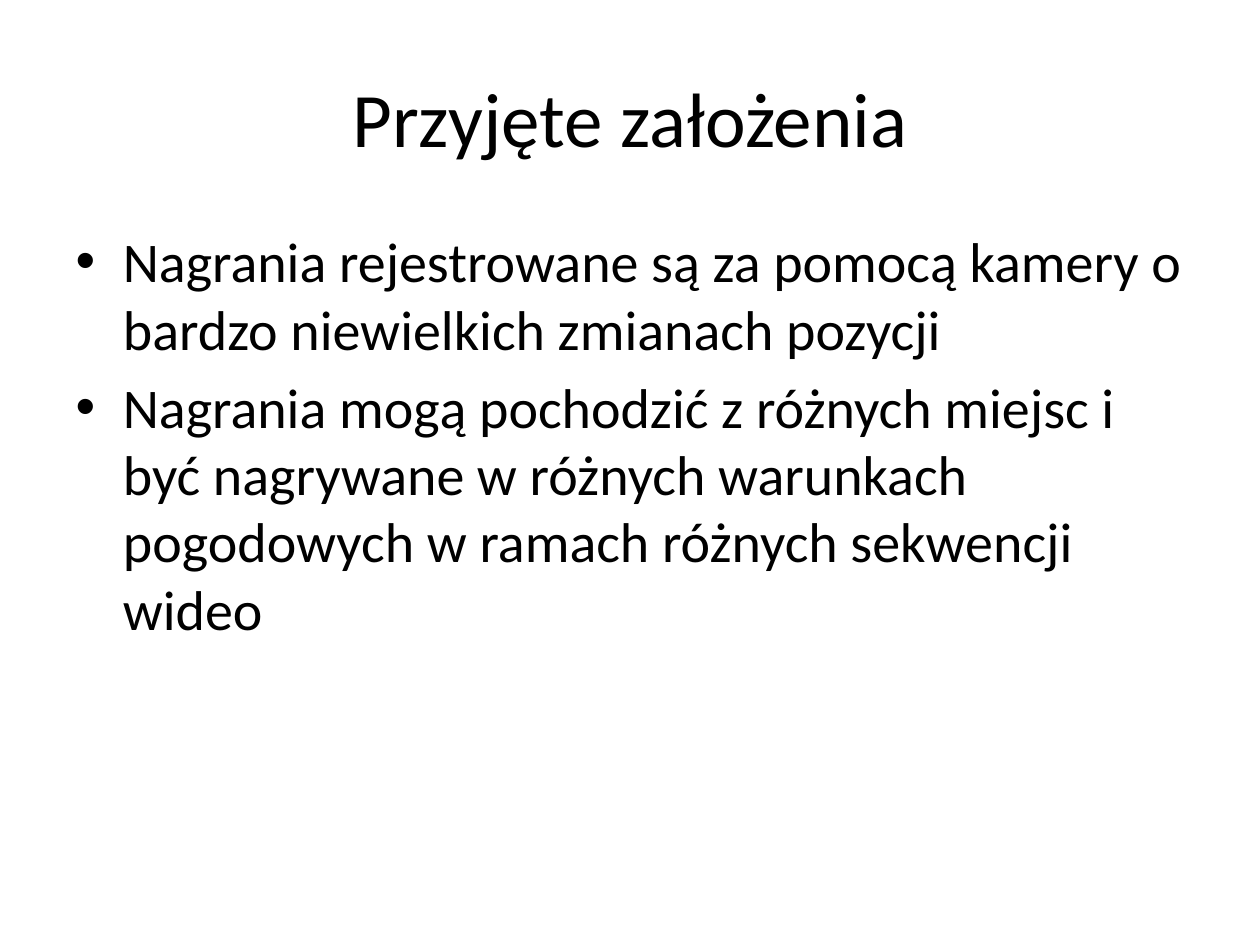
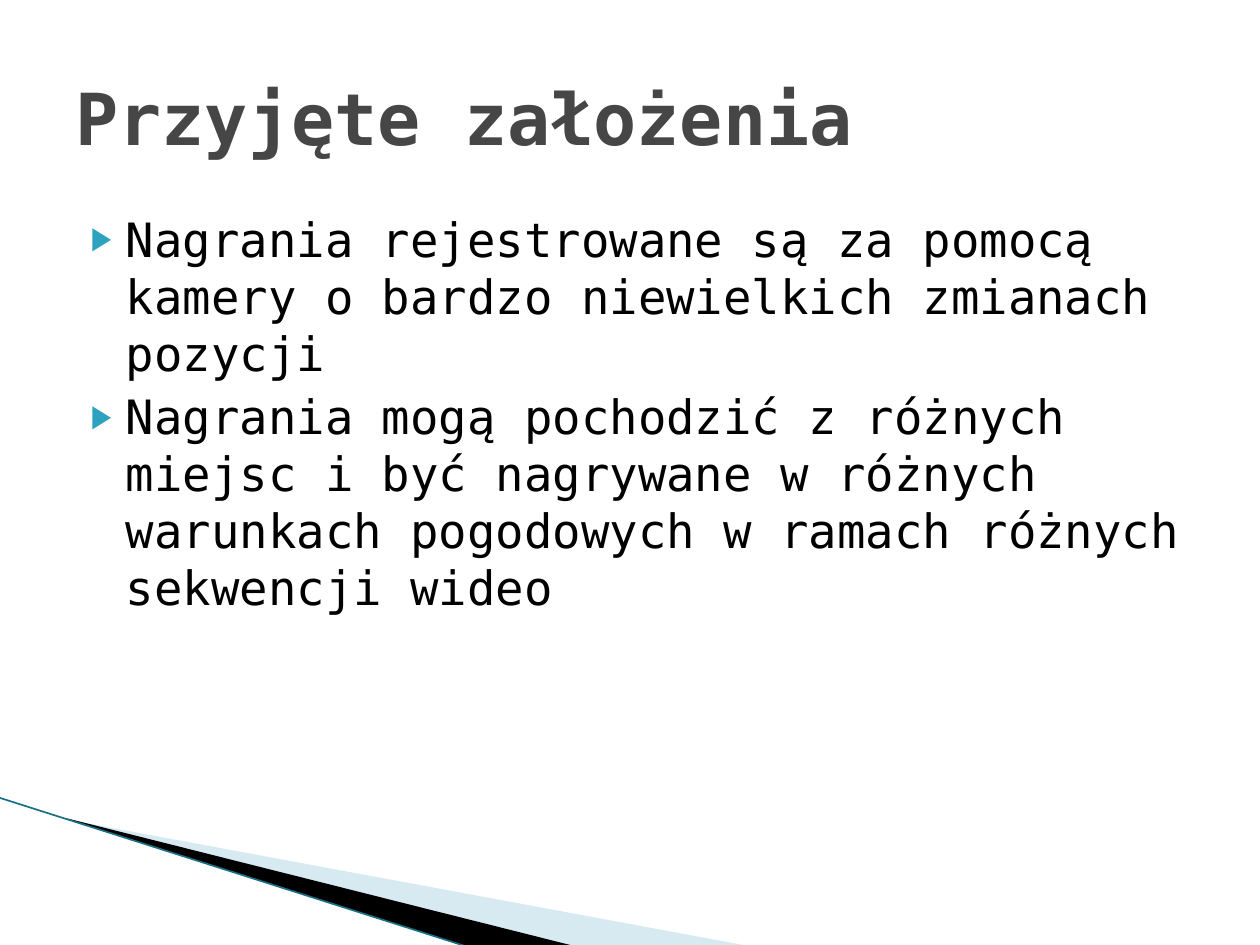
Before and after one commit to dworak/licence-plate-extractor, a slide deck: slide 2 of wizja systemu/Ekstrakcja widoków tablic rejestracyjnych z sekwencji wideo.pptx. Drawn at 1260x945 pixels with LibreOffice and Linux fonts; fonts in the diff are those of the drawing; background and template pictures are left out. Boxes give left, top, right and bottom in pixels: in the first picture for what was removed or moved away, otherwise in the second. Text is boxed around its words. In the diff, an @@ line names an element or a change of style, - is before the commit and + after.

```diff
--- a/wizja systemu/Ekstrakcja widoków tablic rejestracyjnych z sekwencji wideo.pptx
+++ b/wizja systemu/Ekstrakcja widoków tablic rejestracyjnych z sekwencji wideo.pptx
@@ title "Przyjęte założenia" at (75,87,853,160): size 44 to 41 pt, font Calibri to DejaVu Sans Mono, text colour #000000 to #464646, bold on; alignment centre to left @@
@@ text "Nagrania rejestrowane są za pomocą ...": place and size @@
-text "Nagrania rejestrowane są za pomocą ..." at (123,243,1181,631)
+text "Nagrania rejestrowane są za pomocą ..." at (126,221,1179,615)
@@ text "Nagrania rejestrowane są za pomocą ..." at (126,221,1179,615): size 32 to 27 pt, font Calibri to DejaVu Sans Mono; bullet • to ▶; less space between paragraphs @@
@@ line added from (0, 798) to (467, 945), #97C5D8 0.95 pt @@
@@ freeform shape added at (67,818,576,945), fill #000000 @@
@@ freeform shape added at (69,819,750,945), fill #A0CBDC at 40% opacity @@
```
Also in this commit, not shown: 6 other slides changed, 3 slides added, 1 other file.
